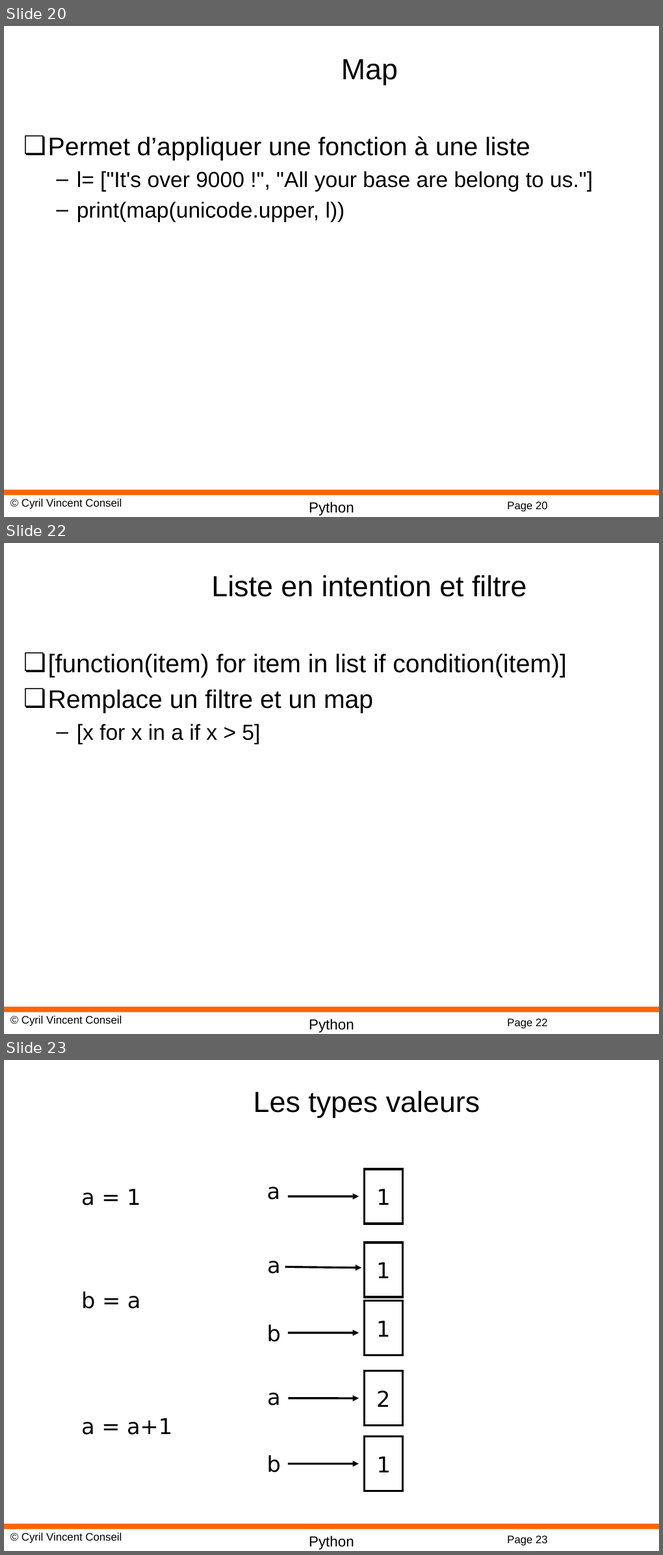
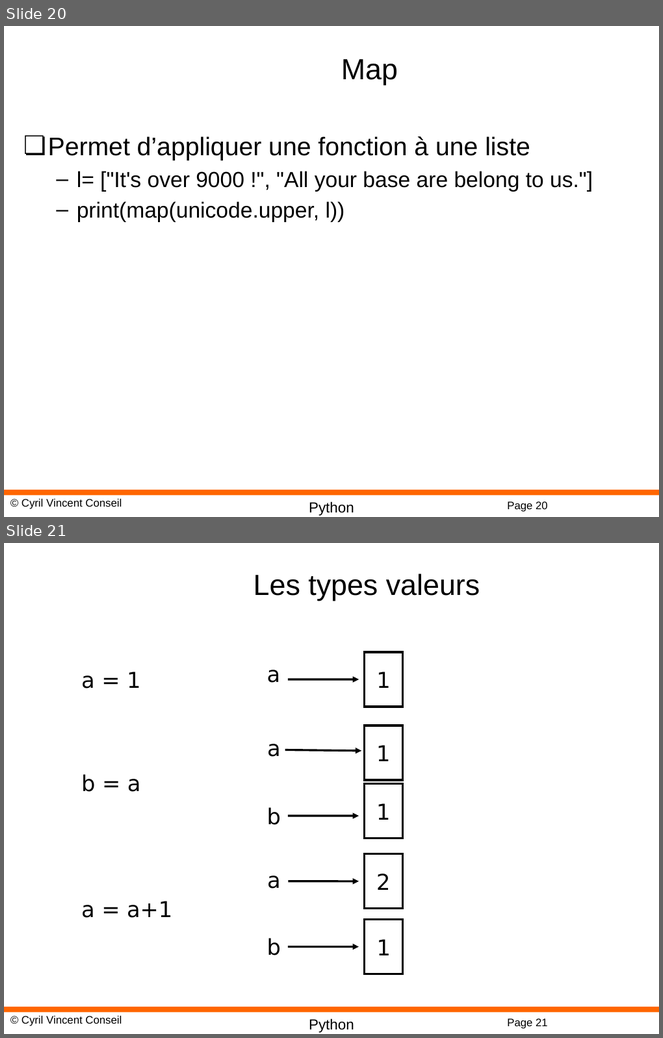
Before and after one commit to cyrilvincent/math, a slide deck: ppt/PythonMath02-Python.pptx. Shown one above the other, each under a label of ours: slides 20, 22 and 23 before the commit, slides 20 and 21 after it; the slides between them are not shown. The pictures are 663x1555 and 663x1038 pixels, drawn with LibreOffice and Linux fonts; fonts in the diff are those of the drawing; background and template pictures are left out. Boxes give left, top, right and bottom in pixels: in the first picture for what was removed or moved away, otherwise in the second. Text is boxed around its words. In the diff, an @@ line names an element or a change of style, - is before the commit and + after.

```diff
--- a/ppt/PythonMath02-Python.pptx
+++ b/ppt/PythonMath02-Python.pptx
@@ slide 22 removed at (x1=4, y1=543, x2=659, y2=1034), background #FFFFFF; not listed: 4 template elements that a slide beside it also shows @@
@@ title removed at (x1=211, y1=575, x2=527, y2=597) @@
-Liste en intention et filtre
@@ text removed at (x1=48, y1=653, x2=567, y2=745) @@
-❏ [function(item) for item in list if condition(item)]
-❏ Remplace un filtre et un map
-  – [x for x in a if x > 5]
@@ what was slide 23 is now slide 21 @@
@@ page number at (x1=507, y1=1019, x2=548, y2=1029): text changed @@
-Page 23
+Page 21
```
Also in this commit, not shown: 1 other slide removed, 2 other files.
